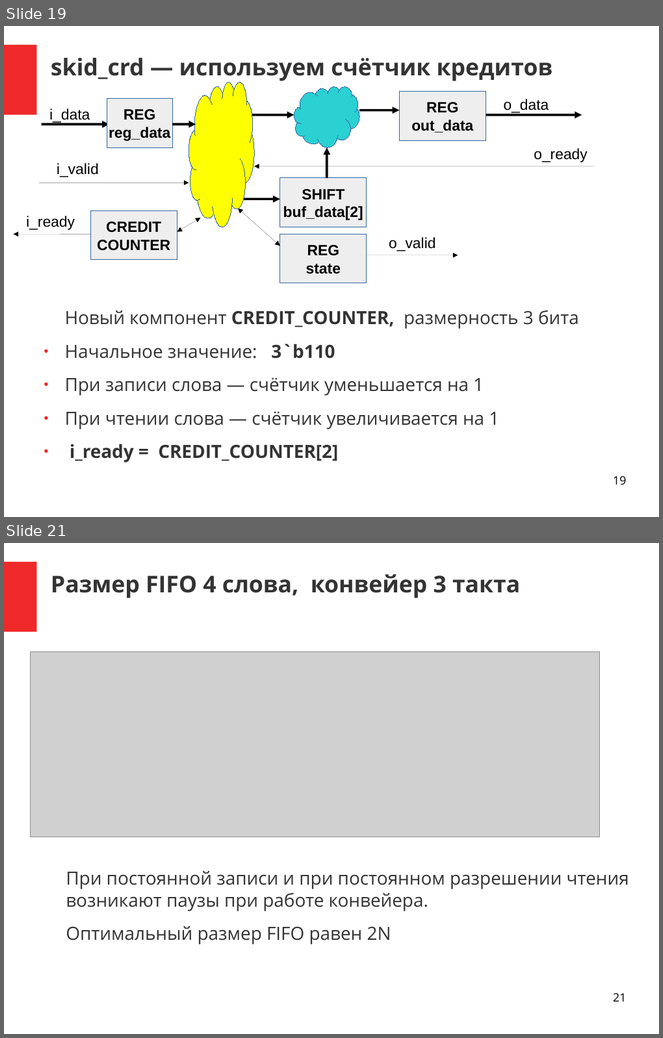
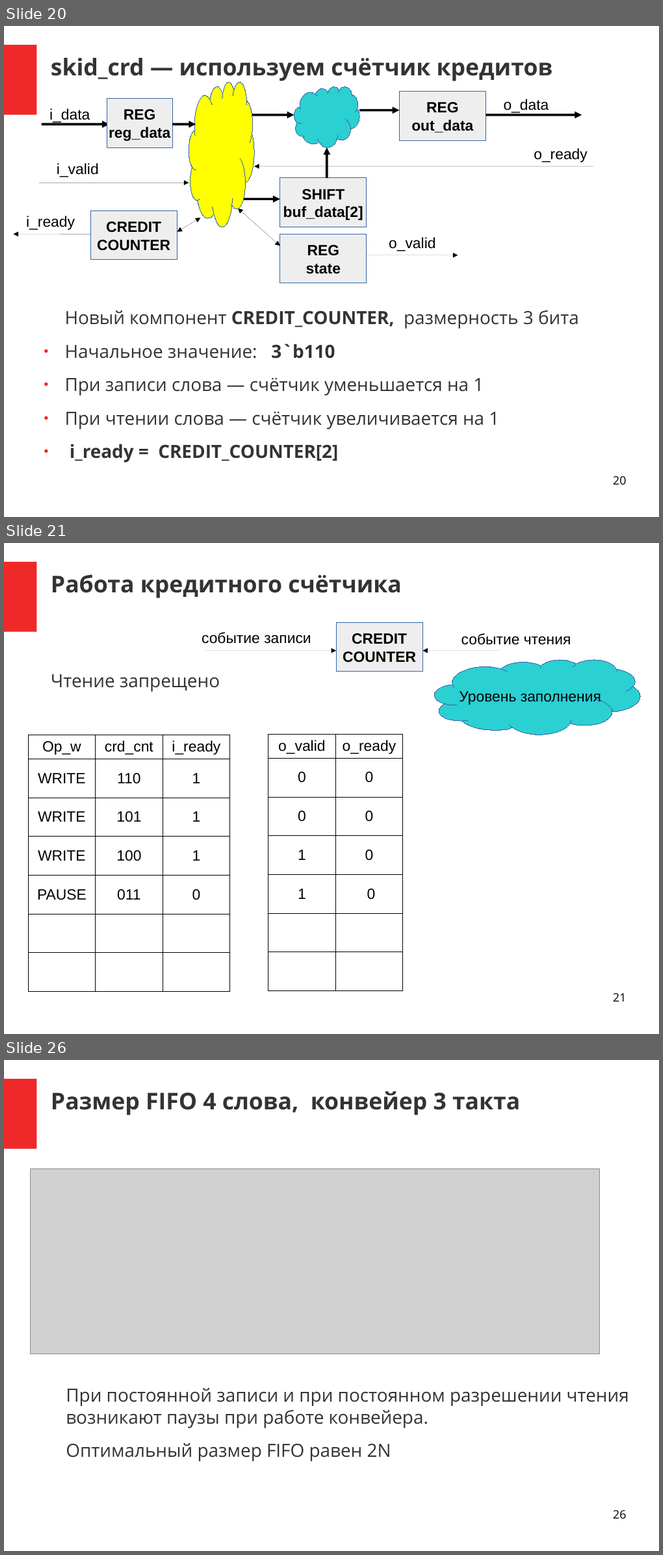
Before and after one commit to DigitalDesignSchool/2021dev, a slide deck: examples/presentation/pr_1.odp. Shown one above the other, each under a label of ours: slides 19 and 21 before the commit, slides 20, 21 and 26 after it; the slides between them are not shown. The pictures are 663x1038 and 663x1555 pixels, drawn with LibreOffice and Linux fonts; fonts in the diff are those of the drawing; grey boxes stand for pictures. Boxes give left, top, right and bottom in pixels: in the first picture for what was removed or moved away, otherwise in the second. Text is boxed around its words. In the diff, an @@ line names an element or a change of style, - is before the commit and + after.

Commit message:
Работа над презентацией

```diff
--- a/examples/presentation/pr_1.odp
+++ b/examples/presentation/pr_1.odp
@@ slide 21 added at box(4, 543, 659, 1034), background #FFFFFF; not listed: 1 template element that a slide beside it also shows @@
@@ title added at box(51, 574, 402, 598), 28 pt, text #333333, bold @@
+Работа кредитного счётчика
@@ text added at box(202, 632, 311, 644), 18 pt, text #000000 @@
+событие записи
@@ rectangle added at box(336, 623, 423, 672), fill #EEEEEE, outline #3465A4 0 pt, 18 pt, text #000000, bold @@
+CREDIT
+COUNTER
@@ text added at box(462, 633, 571, 645), 18 pt, text #000000 @@
+событие чтения
@@ arrow added from (206, 651) to (336, 651), #000000 0 pt @@
@@ arrow added from (501, 651) to (423, 651), #000000 0 pt @@
@@ text added at box(51, 674, 220, 692), 22 pt, text #333333 @@
+Чтение запрещено
@@ freeform shape added at box(434, 660, 640, 735), fill #2BD0D2, outline #3465A4 0 pt, 18 pt, text #000000 @@
+Уровень заполнения
@@ table added at box(29, 735, 230, 991), 7 rows, 3 columns @@
+Op_w | crd_cnt | i_ready
+WRITE | 110 | 1
+WRITE | 101 | 1
+WRITE | 100 | 1
+PAUSE | 011 | 0
+ |  | 
+ |  | 
@@ table added at box(269, 735, 403, 990), 7 rows, 2 columns @@
+o_valid | o_ready
+0 | 0
+0 | 0
+1 | 0
+1 | 0
+ | 
+ | 
@@ page number added at box(613, 993, 626, 1002), 14 pt, text #000000 @@
+21
@@ what was slide 19 is now slide 20 @@
@@ page number at box(613, 476, 626, 485): text changed @@
-19
+20
@@ what was slide 21 is now slide 26 @@
@@ page number at box(613, 1510, 626, 1519): text changed @@
-21
+26
```
Also in this commit, not shown: 9 slides changed, 4 other slides added, 8 other files.
